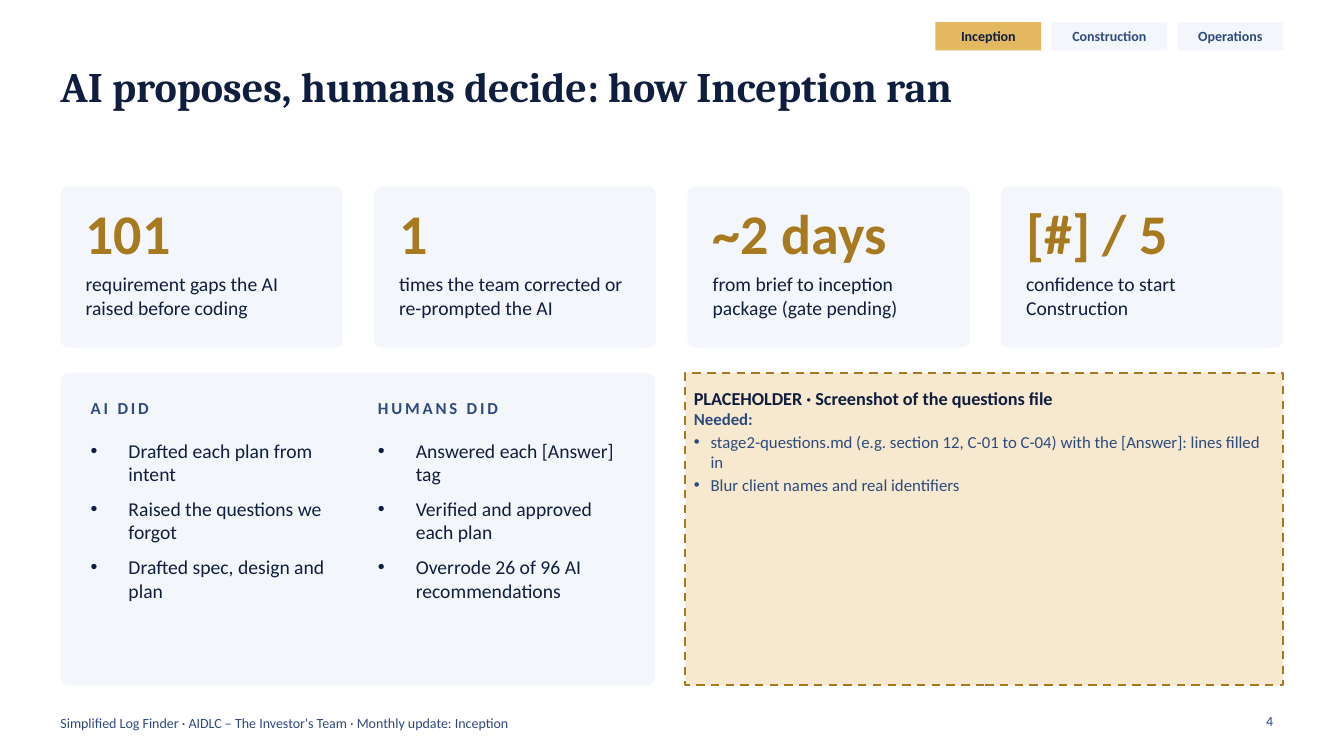
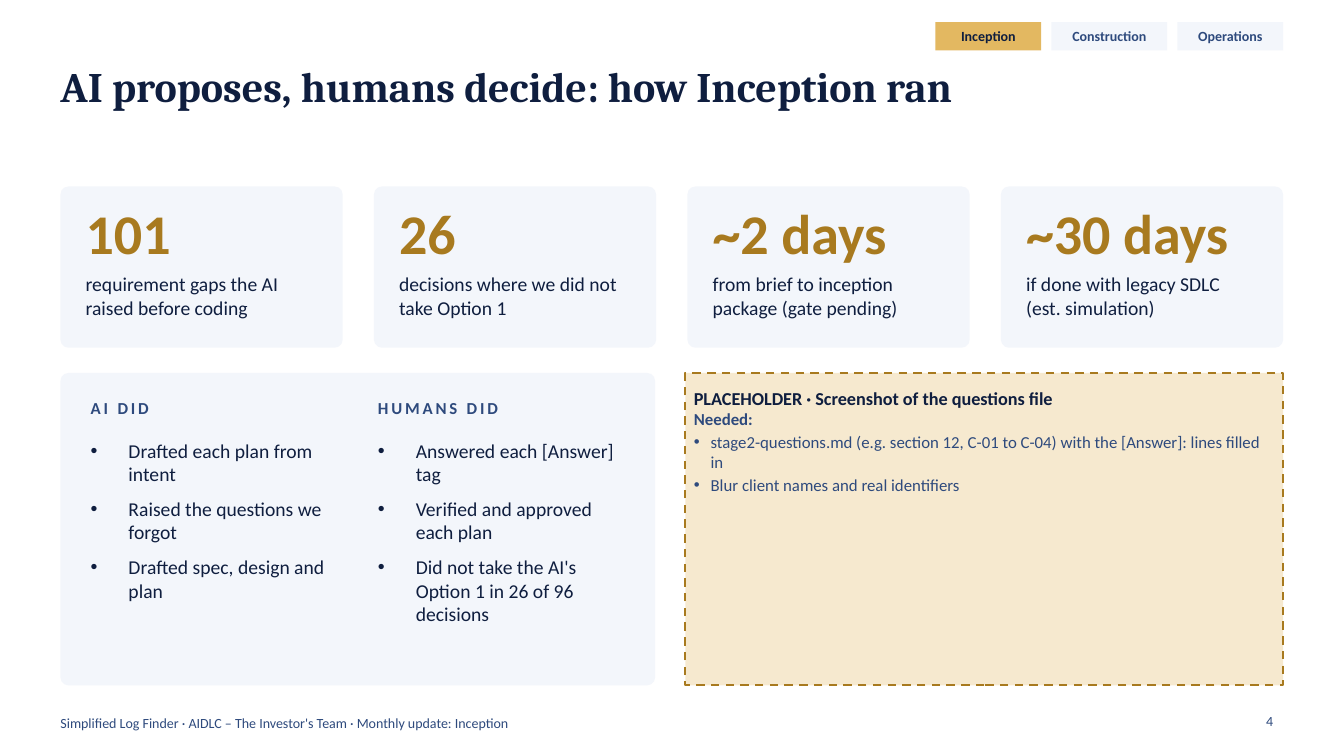
Before and after one commit to yosia-sfi/simplified-log-finder, a slide deck: slide 4 of Simplified_Log_Finder_Inception_Update_Nov_2026_filled_v2.pptx. Drawn at 1344x756 pixels with LibreOffice and Linux fonts; fonts in the diff are those of the drawing. Boxes give left, top, right and bottom in pixels: in the first picture for what was removed or moved away, otherwise in the second. Text is boxed around its words. In the diff, an @@ line names an element or a change of style, - is before the commit and + after.

Commit message:
committed by YAA - minor update slide deck

```diff
--- a/Simplified_Log_Finder_Inception_Update_Nov_2026_filled_v2.pptx
+++ b/Simplified_Log_Finder_Inception_Update_Nov_2026_filled_v2.pptx
@@ text at box(399, 215, 456, 255): text changed @@
-1
+26
@@ text at box(1026, 214, 1228, 263): text changed @@
-[#] / 5
+~30 days
@@ text at box(399, 277, 616, 318): text changed @@
-times the team corrected or re-prompted the AI
+decisions where we did not take Option 1
@@ text at box(1026, 277, 1220, 318): text changed @@
-confidence to start Construction
+if done with legacy SDLC (est. simulation)
@@ text at box(416, 560, 576, 621): text changed @@
-• Overrode 26 of 96 AI recommendations
+• Did not take the AI's Option 1 in 26 of 96 decisions
```
Also in this commit, not shown: 4 other files.
